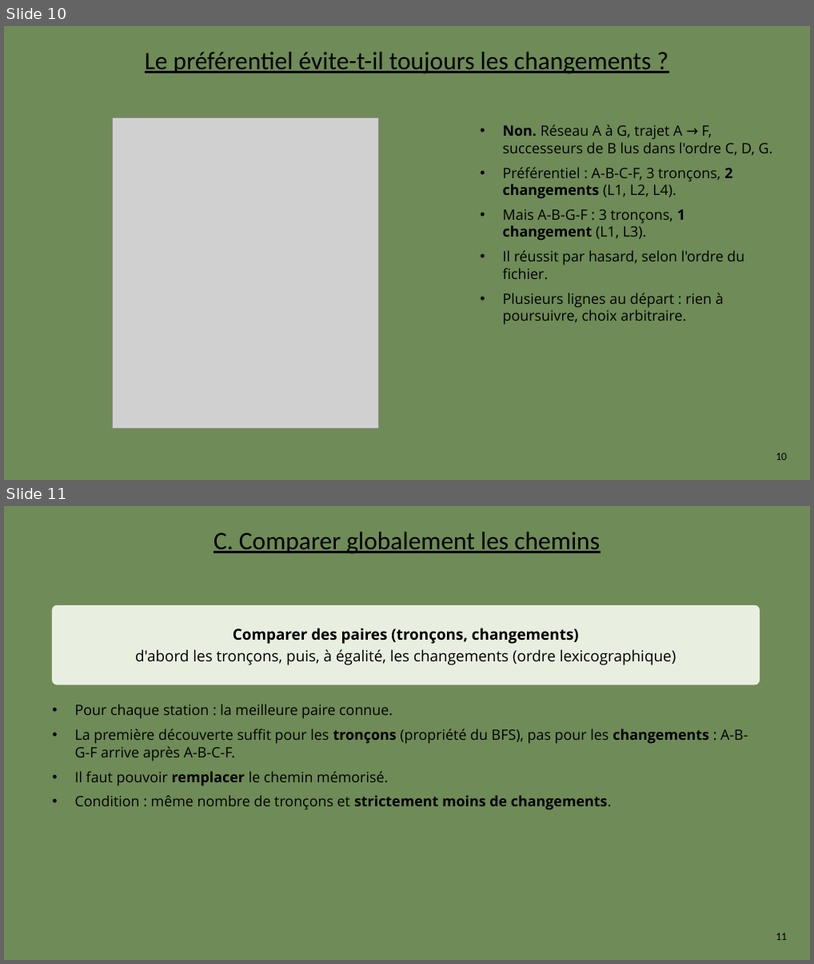
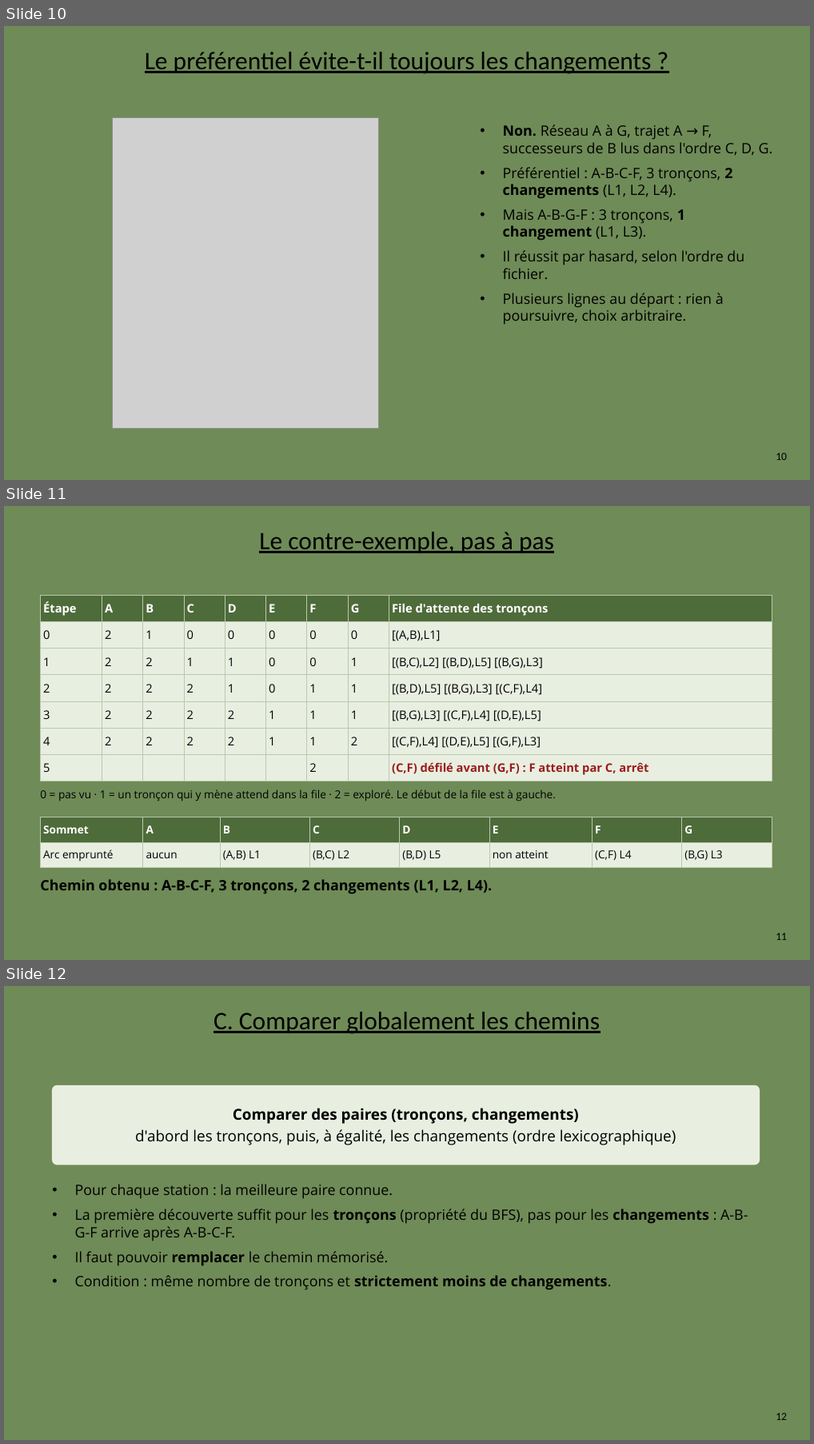
Before and after one commit to lazzrio/th-orie-des-graphes, a slide deck: presentations/s4/Activite9_presentation.pptx. Shown one above the other, each under a label of ours: slides 10 and 11 before the commit, slides 10, 11 and 12 after it. The pictures are 814x964 and 814x1444 pixels, drawn with LibreOffice and Linux fonts; fonts in the diff are those of the drawing; grey boxes stand for pictures. Boxes give left, top, right and bottom in pixels: in the first picture for what was removed or moved away, otherwise in the second. Text is boxed around its words. In the diff, an @@ line names an element or a change of style, - is before the commit and + after.

```diff
--- a/presentations/s4/Activite9_presentation.pptx
+++ b/presentations/s4/Activite9_presentation.pptx
@@ slide 11 added at (x1=4, y1=506, x2=810, y2=960), background #6F8B57 @@
@@ title added at (x1=259, y1=532, x2=554, y2=553), 30 pt, text #000000, underline @@
+Le contre-exemple, pas à pas
@@ table added at (x1=40, y1=596, x2=773, y2=780), 7 rows, 9 columns @@
+Étape | A | B | C | D | E | F | G | File d'attente des tronçons
+0 | 2 | 1 | 0 | 0 | 0 | 0 | 0 | [(A,B),L1]
+1 | 2 | 2 | 1 | 1 | 0 | 0 | 1 | [(B,C),L2] [(B,D),L5] [(B,G),L3]
+2 | 2 | 2 | 2 | 1 | 0 | 1 | 1 | [(B,D),L5] [(B,G),L3] [(C,F),L4]
+3 | 2 | 2 | 2 | 2 | 1 | 1 | 1 | [(B,G),L3] [(C,F),L4] [(D,E),L5]
+4 | 2 | 2 | 2 | 2 | 1 | 1 | 2 | [(C,F),L4] [(D,E),L5] [(G,F),L3]
+5 |  |  |  |  |  | 2 |  | (C,F) défilé avant (G,F) : F atteint par C, arrêt
@@ text added at (x1=40, y1=789, x2=556, y2=800), 13 pt, text #000000 @@
+0 = pas vu · 1 = un tronçon qui y mène attend dans la file · 2 = exploré. Le début de la file est à gauche.
@@ table added at (x1=40, y1=817, x2=774, y2=867), 2 rows, 8 columns @@
+Sommet | A | B | C | D | E | F | G
+Arc emprunté | aucun | (A,B) L1 | (B,C) L2 | (B,D) L5 | non atteint | (C,F) L4 | (B,G) L3
@@ text added at (x1=40, y1=879, x2=492, y2=893), 17 pt, text #000000, bold @@
+Chemin obtenu : A-B-C-F, 3 tronçons, 2 changements (L1, L2, L4).
@@ page number added at (x1=776, y1=932, x2=787, y2=940), 13 pt, text #000000 @@
+11
@@ what was slide 11 is now slide 12 @@
@@ page number at (x1=776, y1=1412, x2=787, y2=1420): text changed @@
-11
+12
```
Also in this commit, not shown: 5 other files.
